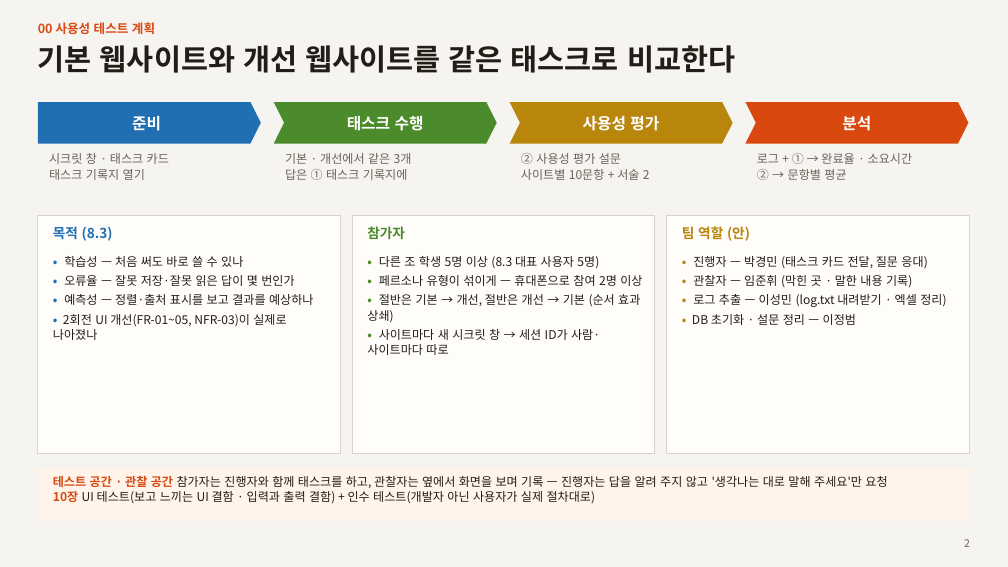
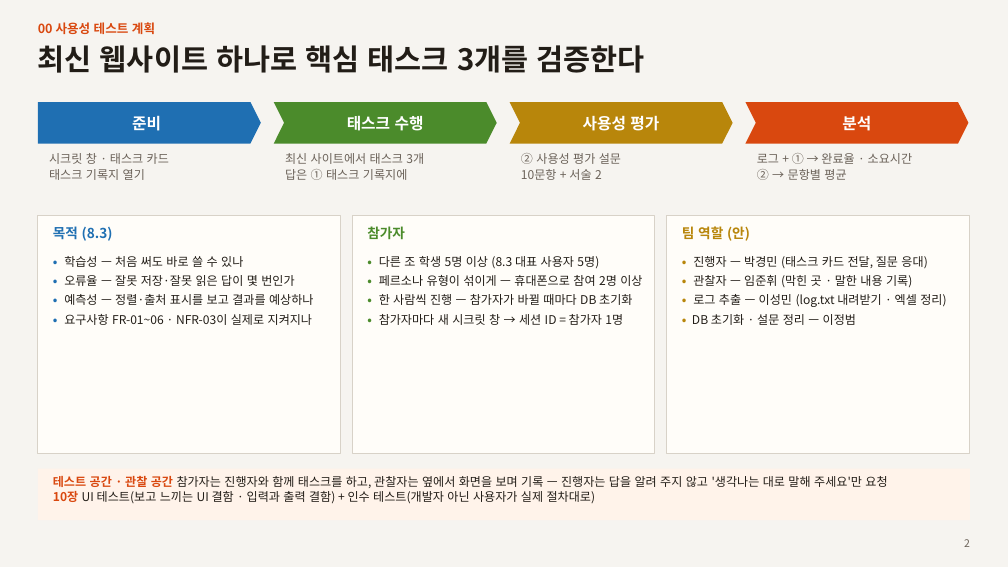
Before and after one commit to rhsiddlrnl/price-gap, a slide deck: slide 2 of 테스트계획_발표자료.pptx. Drawn at 1008x567 pixels with LibreOffice and Linux fonts; fonts in the diff are those of the drawing. Boxes give left, top, right and bottom in pixels: in the first picture for what was removed or moved away, otherwise in the second. Text is boxed around its words. In the diff, an @@ line names an element or a change of style, - is before the commit and + after.

Commit message:
테스트계획 발표자료: 기본/개선 비교 대신 최신 사이트 하나로 테스트
- 3쪽 : '기본 vs 개선' 표 → 테스트 대상 화면 3개(가격 비교 · 차액 랭킹 · 배달가 입력) + 확인할 것 + 태스크·요구
- 2·4·5쪽 : 순서 효과 상쇄 · 사이트별 진행 삭제, 참가자마다 DB 초기화 · 새 시크릿 창
- 6~8쪽 : 로그 지표를 사이트 비교 대신 태스크별 결과 · 목표 시간 기준으로, I열 = 참가자 번호
- 10~13쪽 : 설문지 구성을 사이트 1개 기준으로, 진행 순서 1인 약 15분
- 발표자 노트도 같은 내용으로 수정

```diff
--- a/테스트계획_발표자료.pptx
+++ b/테스트계획_발표자료.pptx
@@ text at (38, 45, 645, 73): text changed @@
-기본 웹사이트와 개선 웹사이트를 같은 태스크로 비교한다
+최신 웹사이트 하나로 핵심 태스크 3개를 검증한다
@@ text at (285, 153, 424, 164): text changed @@
-기본 · 개선에서 같은 3개
+최신 사이트에서 태스크 3개
@@ text at (521, 169, 602, 180): text changed @@
-사이트별 10문항 + 서술 2
+10문항 + 서술 2
@@ text at (379, 294, 632, 325): text changed @@
-• 절반은 기본 → 개선, 절반은 개선 → 기본 (순서 효과 상쇄)
-• 사이트마다 새 시크릿 창 → 세션 ID가 사람·사이트마다 따로
+• 한 사람씩 진행 — 참가자가 바뀔 때마다 DB 초기화
+• 참가자마다 새 시크릿 창 → 세션 ID = 참가자 1명
@@ text at (64, 314, 312, 325): text changed @@
-• 2회전 UI 개선(FR-01~05, NFR-03)이 실제로 나아졌나
+• 요구사항 FR-01~06 · NFR-03이 실제로 지켜지나
```
Also in this commit, not shown: 10 other slides changed, 1 other file.
